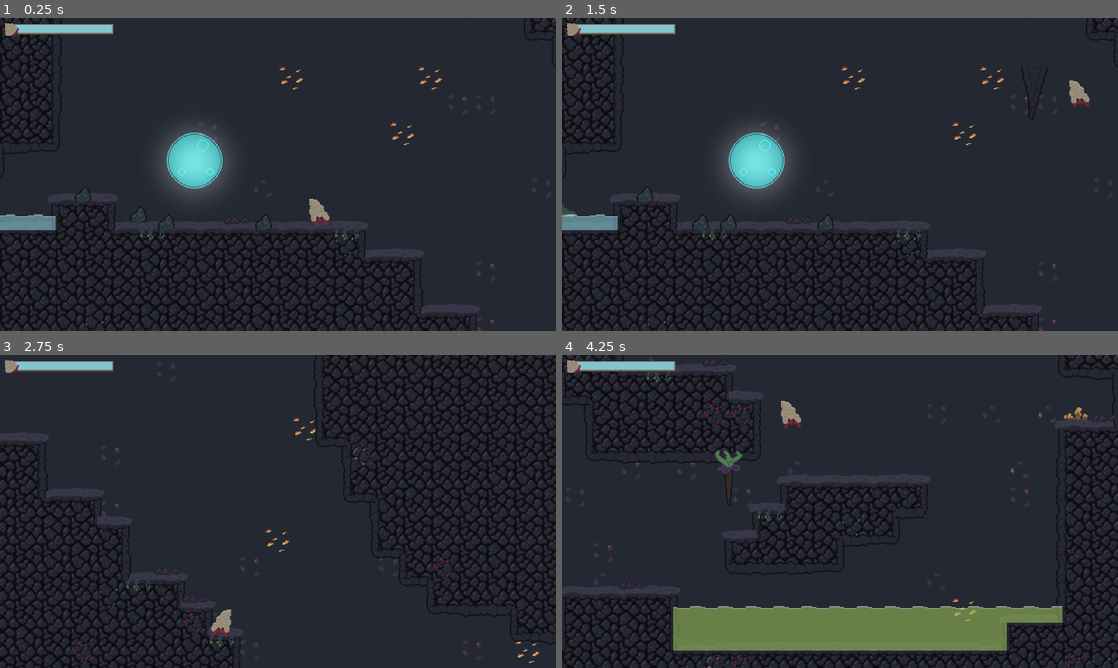
Above: before the commit, frames 1-4 (two rows, left to right).
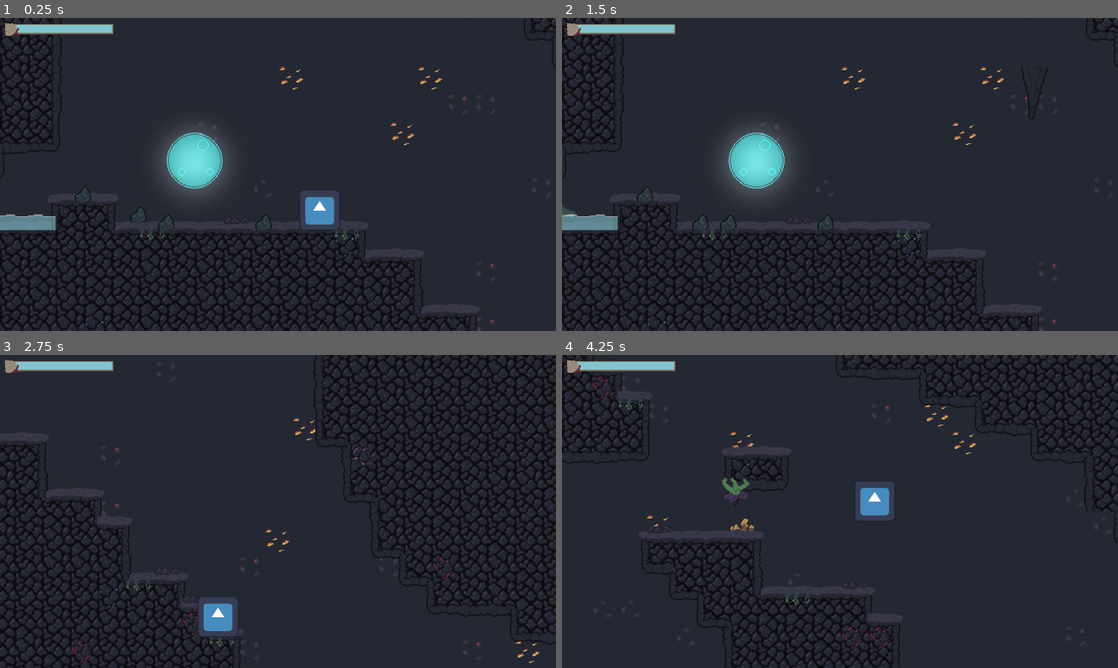
Above: after the commit, the same moments.

Repository: Horryportier/shovel-jam-2025
Game: Godot game, scene res://scenes/root/root.tscn
Two runs of this game, one before a commit and one after it. Both use one fixed random seed, a clock stepped at 60 frames per second and the inputs below. The engine's default icon, where the game draws it, is replaced by a stand-in: a white triangle on a blue panel in a dark square.
Inputs (mouse positions are in pixels of both pictures, inside the frame that each line leads up to):
- Up to frame 1 (0.25 s): no input
- Up to frame 2 (1.5 s): move the mouse to (962, 158) at 0.52 s; hold S (CROUCH) 0.53-1.28 s; hold D (RIGHT) from 0.53 s (still down); tap Space (JUMP) at 0.77 s; move the mouse to (728, 190) at 1.27 s; tap E (GRAB) at 1.35 s
- Up to frame 3 (2.75 s): tap Space (JUMP) at 1.52 s; move the mouse to (333, 442) at 2.02 s; release D (RIGHT) at 2.03 s; hold A (LEFT) from 2.03 s (still down); click (333, 442) at 2.1 s
- Up to frame 4 (4.25 s): tap Enter at 2.75 s; move the mouse to (812, 574) at 2.77 s; release A (LEFT) at 2.78 s; hold D (RIGHT) from 2.78 s (still down); right-click (812, 574) at 2.85 s; tap Space (JUMP) at 3.02, 3.77 s; move the mouse to (1006, 558) at 3.52 s; hold S (CROUCH) from 3.53 s (still down)

The runs differ from the first frame. In frame 1, 0.7% of the frame differs, in the area x 54-61%, y 55-68%; in frame 2, 0.2%; in frame 3, 0.8%; in frame 4, 21%, in the area x 0-100%, y 0-100%.
Error after the commit: Cannot call method 'get_overlapping_bodies' on a null value. (res://scenes/Player/player_3.gd:75)

Commit message:
rocks colisson to circle

Diff:
--- a/scenes/GrabObject/grab_object.tscn
+++ b/scenes/GrabObject/grab_object.tscn
@@ -1,15 +1,15 @@
 [gd_scene load_steps=7 format=3 uid="uid://wp40rxp54ljg"]
 
 [ext_resource type="Script" uid="uid://bylcrfix5mv1k" path="res://scenes/GrabObject/grab_object.gd" id="1_3lmhg"]
-[ext_resource type="Texture2D" uid="uid://cqdcjrg5v22g5" path="res://assets/tilemaps/tilemap1.png" id="2_3lmhg"]
+[ext_resource type="Texture2D" uid="uid://ce10p11d3iket" path="res://assets/tilemaps/tilemap1.png" id="2_3lmhg"]
 [ext_resource type="Script" uid="uid://jb5gmyd8qbfe" path="res://scripts/Commponets/hitbox.gd" id="2_poqsr"]
 
 [sub_resource type="AtlasTexture" id="AtlasTexture_ftolh"]
 atlas = ExtResource("2_3lmhg")
 region = Rect2(288, 224, 32, 32)
 
-[sub_resource type="RectangleShape2D" id="RectangleShape2D_poqsr"]
-size = Vector2(20, 22)
+[sub_resource type="CircleShape2D" id="CircleShape2D_3lmhg"]
+radius = 9.21954
 
 [sub_resource type="CircleShape2D" id="CircleShape2D_ftolh"]
 radius = 15.0333
@@ -25,7 +25,8 @@
 offset = Vector2(0, -2)
 
 [node name="Shape" type="CollisionShape2D" parent="." groups=["Pickable"]]
-shape = SubResource("RectangleShape2D_poqsr")
+position = Vector2(0, 2)
+shape = SubResource("CircleShape2D_3lmhg")
 
 [node name="Hitbox2D" type="Area2D" parent="."]
 collision_layer = 32
--- a/scenes/root/root.tscn
+++ b/scenes/root/root.tscn
@@ -23,7 +23,7 @@
 dev_world = ExtResource("3_cj6gr")
 player_evolutions = Array[PackedScene]([ExtResource("4_3sdhb"), ExtResource("4_rskmp"), ExtResource("6_swrb0"), ExtResource("7_q31ox")])
 player_spawn_pos = Vector2(180, 300)
-start_evo = 1
+start_evo = 3
 satrt_safe_point = 3
 sky_color_ovre_time = SubResource("Gradient_3sdhb")
 
